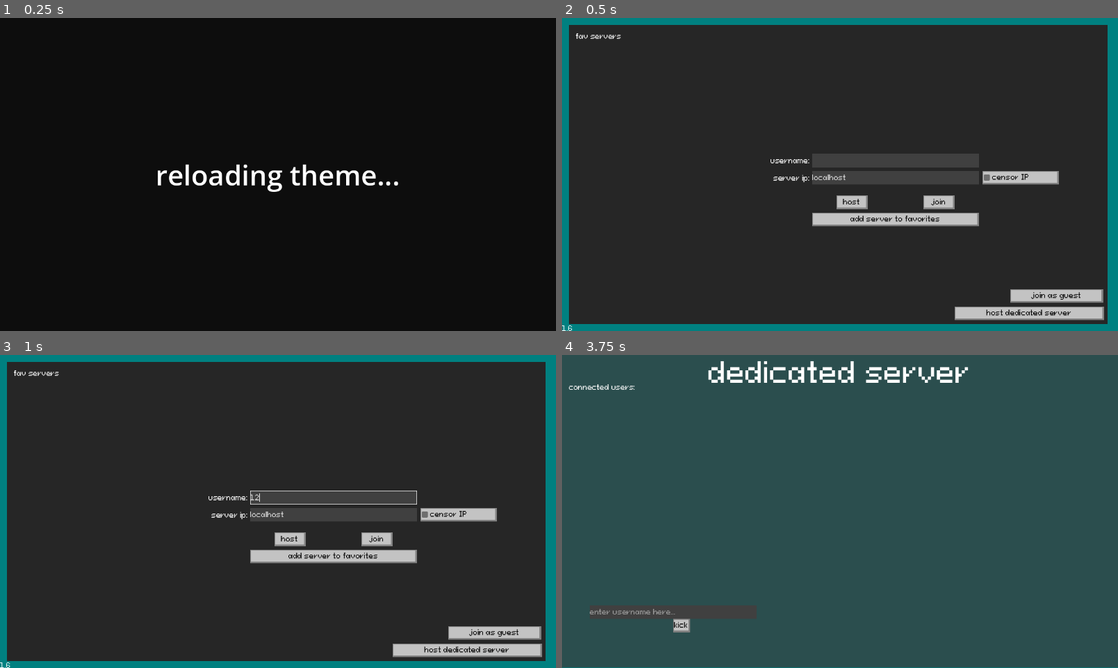
Above: before the commit, frames 1-4 (two rows, left to right).
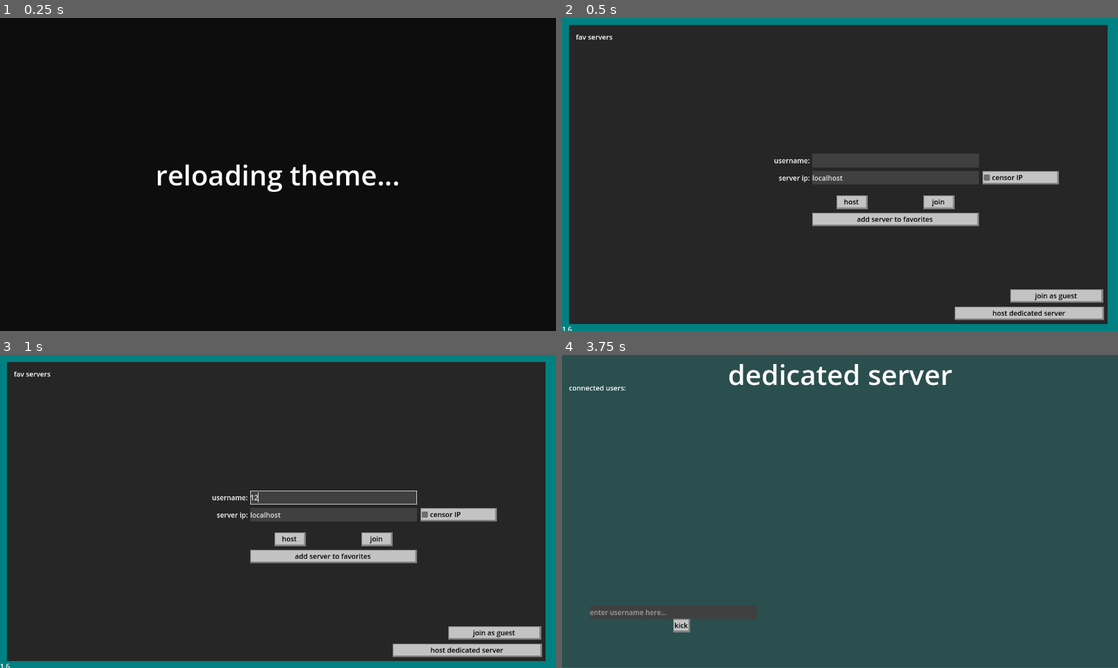
Above: after the commit, the same moments.

Repository: CyanActSus420/pisscord
Game: Godot game, scene res://main.tscn
Same seed, same stepped clock (60 frames per second), same inputs: the game is played once before the commit and once after it.
Inputs (mouse positions are in pixels of both pictures, inside the frame that each line leads up to):
- Up to frame 1 (0.25 s): no input
- Up to frame 2 (0.5 s): no input
- Up to frame 3 (1 s): click (333, 498) at 0.52 s; type "12" at 0.6 s
- Up to frame 4 (3.75 s): click "censor IP" at 1.25 s; click "censor IP" at 2 s; click "censor IP" at 2.75 s; click "host dedicated server" at 3.5 s

Frame 1 is identical in both runs. In frame 2, 0.9% of the frame differs, in the area x 0-94%, y 4-100%; in frame 3, 0.9%; in frame 4, 1.9%, in the area x 1-74%, y 2-88%.
Error in both runs: Invalid call. Nonexistent function 'size' in base 'Nil'. (res://other)

Commit message:
last commit before 1.6 releases

Diff:
--- a/autoloads/SaveData.gd
+++ b/autoloads/SaveData.gd
@@ -41,6 +41,8 @@
 		user_theme.set_value("chat-menu", "clear_position", ThemeManager.default_clear_position)
 		user_theme.set_value("chat-menu", "ping_size", ThemeManager.default_ping_size)
 		user_theme.set_value("chat-menu", "ping_position", ThemeManager.default_ping_position)
+		user_theme.set_value("chat-menu", "info_position", ThemeManager.default_info_position)
+		user_theme.set_value("chat-menu", "usrcol_position", ThemeManager.default_usrcol_position)
 
 		user_theme.save(theme_path)
 
--- a/autoloads/ThemeManager.gd
+++ b/autoloads/ThemeManager.gd
@@ -13,6 +13,8 @@
 var default_clear_position = Vector2(484, 340)
 var default_ping_size = Vector2(184, 31)
 var default_ping_position = Vector2(292, 340)
+var default_info_position = Vector2(-612, 316)
+var default_usrcol_position = Vector2(484, -308)
 
 func _physics_process(delta: float) -> void:
 	if Input.is_action_just_pressed("reset_theme"):
@@ -36,3 +38,5 @@
 	Global.main.ping_button.position = SaveData.load_custom_theme_property("chat-menu", "ping_position")
 	Global.main.clear.size = SaveData.load_custom_theme_property("chat-menu", "clear_size")
 	Global.main.clear.position = SaveData.load_custom_theme_property("chat-menu", "clear_position")
+	Global.main.info.position = SaveData.load_custom_theme_property("chat-menu", "info_position")
+	Global.main.username_color.position = SaveData.load_custom_theme_property("chat-menu", "usrcol_position")
--- a/project.godot
+++ b/project.godot
@@ -11,7 +11,7 @@
 [application]
 
 config/name="pisscord"
-config/version="1.5"
+config/version="1.6"
 run/main_scene="res://main.tscn"
 config/use_custom_user_dir=true
 config/custom_user_dir_name="pisscord"
--- a/themes/main.tres
+++ b/themes/main.tres
@@ -1,6 +1,4 @@
-[gd_resource type="Theme" load_steps=15 format=3 uid="uid://0nsvujc5l0h0"]
-
-[ext_resource type="FontFile" uid="uid://cca8gapiom8r" path="res://assets/fonts/PixeloidSans.otf" id="1_253y4"]
+[gd_resource type="Theme" load_steps=13 format=3 uid="uid://0nsvujc5l0h0"]
 
 [sub_resource type="StyleBoxFlat" id="StyleBoxFlat_blk4j"]
 border_width_left = 2
@@ -72,11 +70,7 @@
 [sub_resource type="StyleBoxFlat" id="StyleBoxFlat_sqfge"]
 bg_color = Color(0, 0, 0, 1)
 
-[sub_resource type="FontVariation" id="FontVariation_47yrh"]
-base_font = ExtResource("1_253y4")
-
 [resource]
-default_font = SubResource("FontVariation_47yrh")
 Button/colors/font_color = Color(0, 0, 0, 1)
 Button/colors/font_disabled_color = Color(0, 0, 0, 0.5)
 Button/colors/font_focus_color = Color(0, 0, 0, 1)
Binary file removed: assets/fonts/PixeloidMono.otf
Not shown, removed: assets/fonts/PixeloidMono.otf.import
Binary file removed: assets/fonts/PixeloidSans-Bold.otf
Not shown, removed: assets/fonts/PixeloidSans-Bold.otf.import
Binary file removed: assets/fonts/PixeloidSans.otf
Not shown, removed: assets/fonts/PixeloidSans.otf.import
Not shown, changed: export_presets.cfg
